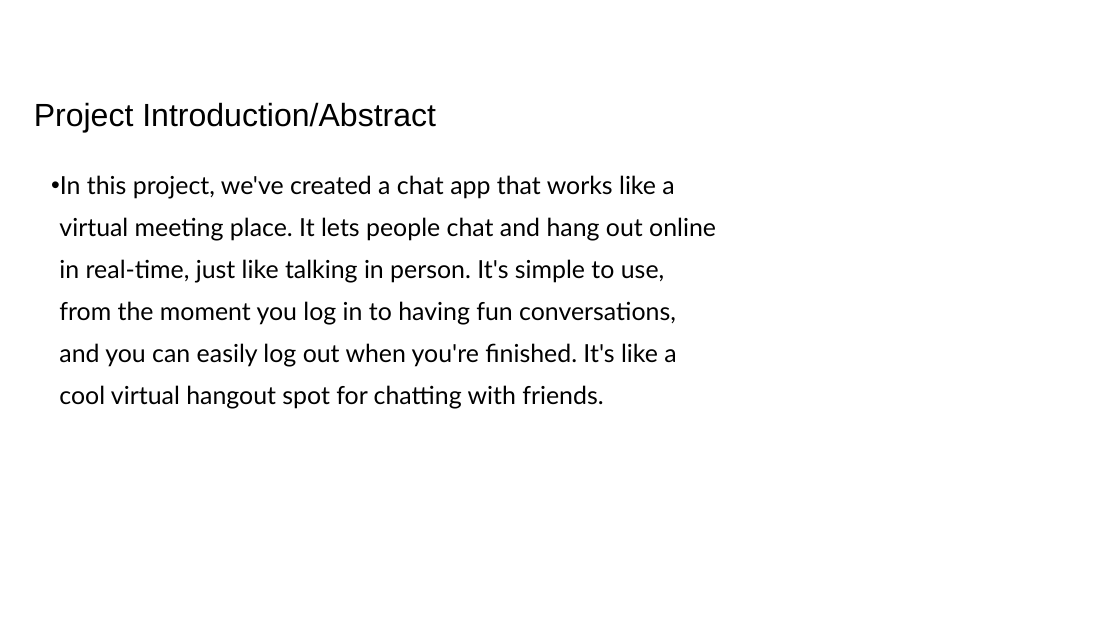
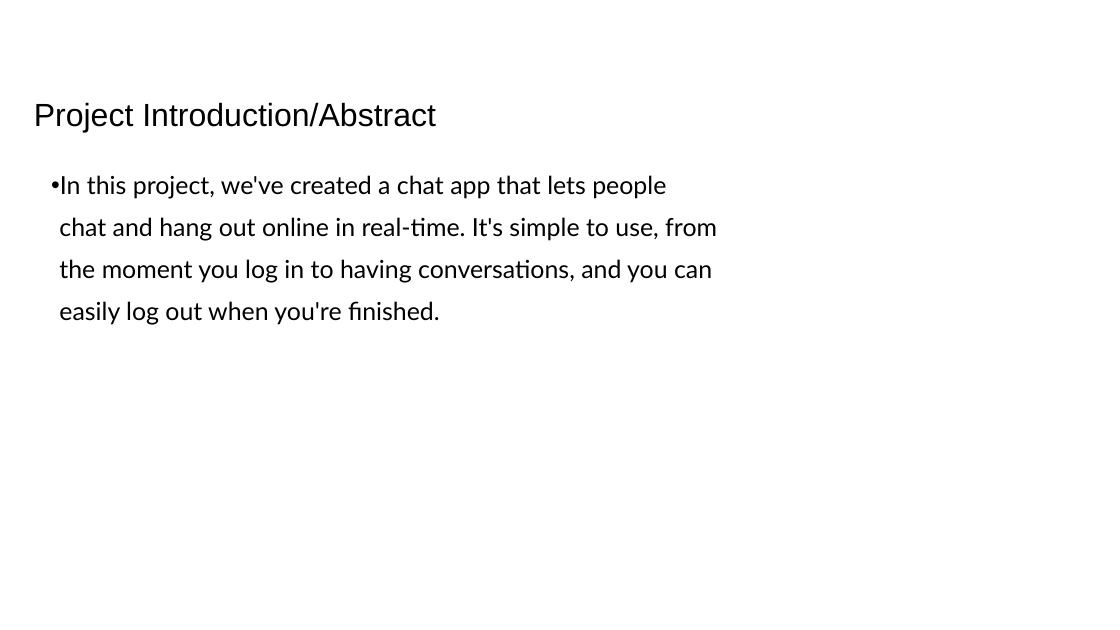
Before and after one commit to RamPrakhyath05/Next.js-FinalProject, a slide deck: slide 2 of final ppt.pptx. Drawn at 1120x630 pixels with LibreOffice and Linux fonts; fonts in the diff are those of the drawing; background and template pictures are left out. Boxes give left, top, right and bottom in pixels: in the first picture for what was removed or moved away, otherwise in the second. Text is boxed around its words. In the diff, an @@ line names an element or a change of style, - is before the commit and + after.

```diff
--- a/final ppt.pptx
+++ b/final ppt.pptx
@@ text at (59,175,717,325): text changed @@
-  • In this project, we've created a chat app that works like a virtual meeting place. It lets people chat and hang out online in real-time, just like talking in person. It's simple to use, from the moment you log in to having fun conversations, and you can easily log out when you're finished. It's like a cool virtual hangout spot for chatting with friends.
+  • In this project, we've created a chat app that lets people chat and hang out online in real-time. It's simple to use, from the moment you log in to having conversations, and you can easily log out when you're finished.
```
Also in this commit, not shown: 3 other slides changed.
